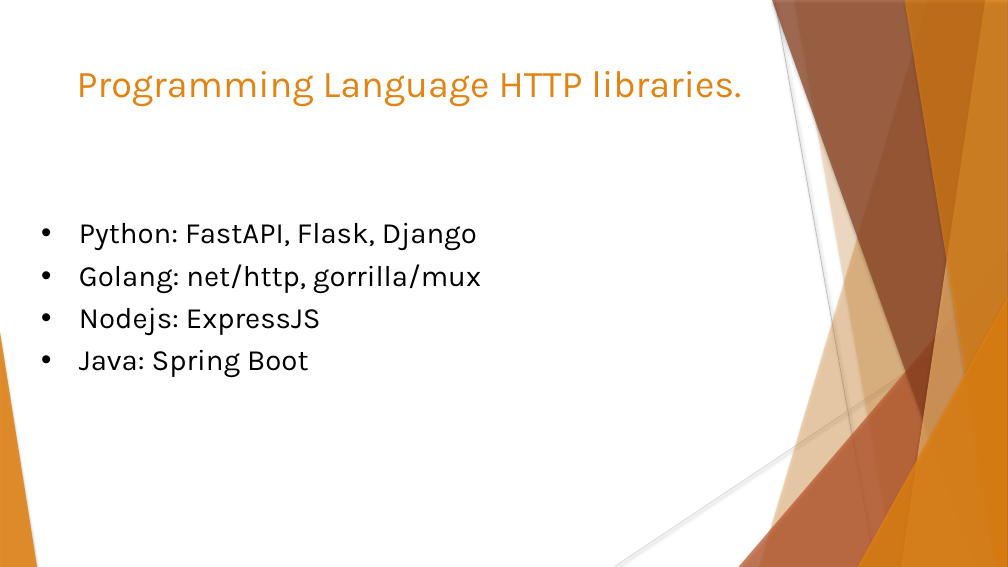
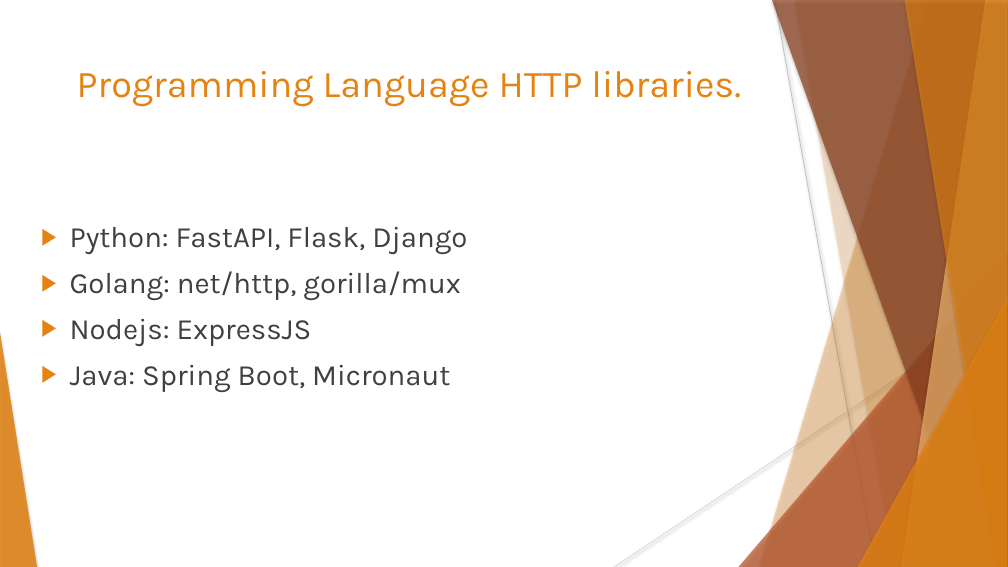
Before and after one commit to data-max-hq/workshop-epoka, a slide deck: slide 15 of Presentations/Introduction to Machine Learning.pptx (slide 16 before the commit). Drawn at 1008x567 pixels with LibreOffice and Linux fonts; fonts in the diff are those of the drawing; background and template pictures are left out. Boxes give left, top, right and bottom in pixels: in the first picture for what was removed or moved away, otherwise in the second. Text is boxed around its words. In the diff, an @@ line names an element or a change of style, - is before the commit and + after.

Commit message:
Update presentation

```diff
--- a/Presentations/Introduction to Machine Learning.pptx
+++ b/Presentations/Introduction to Machine Learning.pptx
@@ text at (x1=70, y1=227, x2=467, y2=346): text colour #000000 to #404040 in "Python: FastAPI, Flask, Django", "Nodejs: ExpressJS"; bullet • to ▶; line spacing 0.9 to 1; bullet colour #000000 to #E48312 @@
@@ text at (x1=70, y1=271, x2=460, y2=300): text changed; text colour #000000 to #404040 @@
-• Golang: net/http, gorrilla/mux
+▶ Golang: net/http, gorilla/mux
@@ text at (x1=70, y1=365, x2=450, y2=392): text changed; text colour #000000 to #404040 @@
-• Java: Spring Boot
+▶ Java: Spring Boot, Micronaut
```
Also in this commit, not shown: 11 other slides changed, 4 slides added, 2 slides removed, 1 other file.
